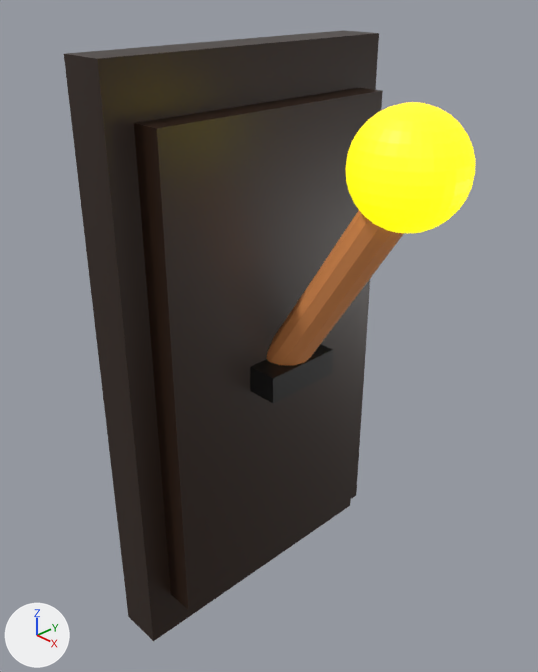
The Blender file Blender/torch.blend: old version first, new version second.
The view is the same before and after, from a 50 mm lens placed at (0.889, -0.802, 0.606), pointed at (0.1, -0.041, 0.062). Arrows for +X, +Y and +Z are at lower left; the lights stay in place.
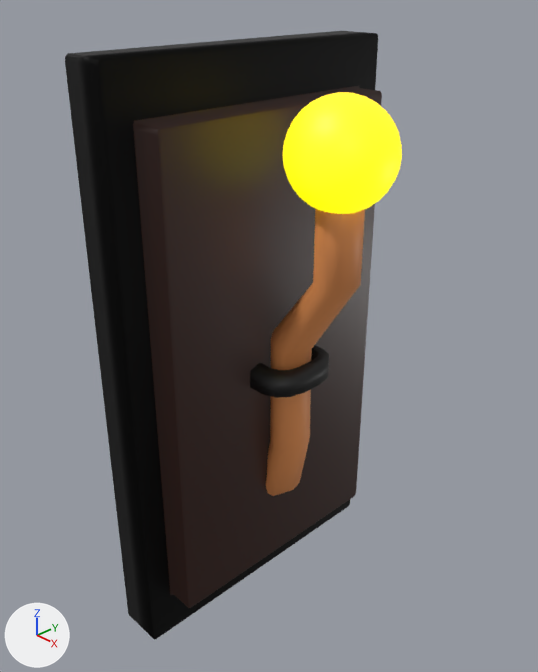
Patch to the scene script:
```diff
--- a/Blender/torch.blend.py
+++ b/Blender/torch.blend.py
@@ mat_black @@
+mat_black = principled_material('Black')
+mat_black.base_color = (0.0, 0.0, 0.0)  # black #000000
+mat_black.metallic = 0.682
@@ me_cube @@
 me_cube.from_pydata(...)  # 16 vertices, 14 faces; spans x -1.0..2.27, y -1.0..1.0, z -1.0..1.0
 # used by ob_cube; location = (0.0, 0.0, 0.0); scale = (0.0401, 0.276, 0.503)
+# me_cube part 1: all faces are now shaded smooth (14 of 14 changed)
+# me_cube part 2: all 9 faces centred in x -1.0..1.0, y -1.0..1.0, z -1.0..1.0 switch from mat_wood_001 (brown #2c1a0e) to mat_black (black #000000)
@@ me_cylinder @@
 # used by ob_cylinder; location = (0.142, 0.0, 0.074); rotation_euler = (0.0, 0.577, 0.0), in degrees (0, 33, 0); scale = (0.0339, 0.0402, 0.278)
-me_cylinder.from_pydata(...)  # 24 vertices, 14 faces; spans x -1.0..1.0, y -1.0..1.0, z -1.0..1.0
+me_cylinder.from_pydata(...)  # 84 vertices, 74 faces; spans x -3.17..4.75, y -1.0..1.0, z -1.35..0.88
+# me_cylinder part 3: the whole mesh is rebuilt
+# me_cylinder part 4: the surface is now shaded smooth
 me_cylinder.materials.append(mat_wood_stick)
@@ me_sphere @@
 me_sphere.from_pydata(...)  # 482 vertices, 512 faces; spans x -3.97..-1.53, y -1.22..1.22, z -0.25..2.18
 # used by ob_sphere; location = (0.135, -0.001, 0.435); scale = (-0.068, -0.068, -0.068)
+# me_sphere part 5: the whole mesh is moved by (2.75, 0.0, -0.97)
 me_sphere.materials.append(mat_light)
@@ ob_cylinder @@
 ob_cylinder = bpy.data.objects.new('Cylinder', me_cylinder)
-ob_cylinder.location = (0.142, 0.0, 0.074)
+ob_cylinder.location = (0.148, 0.0, 0.074)
 ob_cylinder.rotation_euler = (0.0, 0.577, 0.0)  # degrees (0, 33, 0)
@@ ob_cube_001 @@
 ob_cube_001 = bpy.data.objects.new('Cube.001', me_cube_001)
-ob_cube_001.location = (0.087, -0.003, -0.01)
+ob_cube_001.location = (0.106, -0.003, -0.01)
 ob_cube_001.scale = (0.0586, 0.0719, 0.0234)
@@ ob_sphere @@
 ob_sphere = bpy.data.objects.new('Sphere', me_sphere)
-ob_sphere.location = (0.135, -0.001, 0.435)
+ob_sphere.location = (0.206, -0.001, 0.369)
 ob_sphere.scale = (-0.068, -0.068, -0.068)
```

What differs and where, as boxes (x1, y1, x2, y2) in the pictures (538 x 672 px):
'Cube', shading changed, recoloured: (64, 30, 383, 641) in both
'Sphere', moved: before (346, 102, 475, 233); after (283, 92, 402, 214)
'Cylinder', reshaped, moved: before (267, 210, 404, 366); after (266, 208, 365, 496)
'Cube.001', moved: before (250, 344, 333, 403); after (250, 345, 329, 398)
part 1 of me_cube, shading changed: (134, 87, 382, 608) in both
part 2 of me_cube, recoloured: (65, 31, 378, 639) in both
part 3 of me_cylinder, built on: before (267, 210, 404, 366); after (266, 208, 365, 496)
